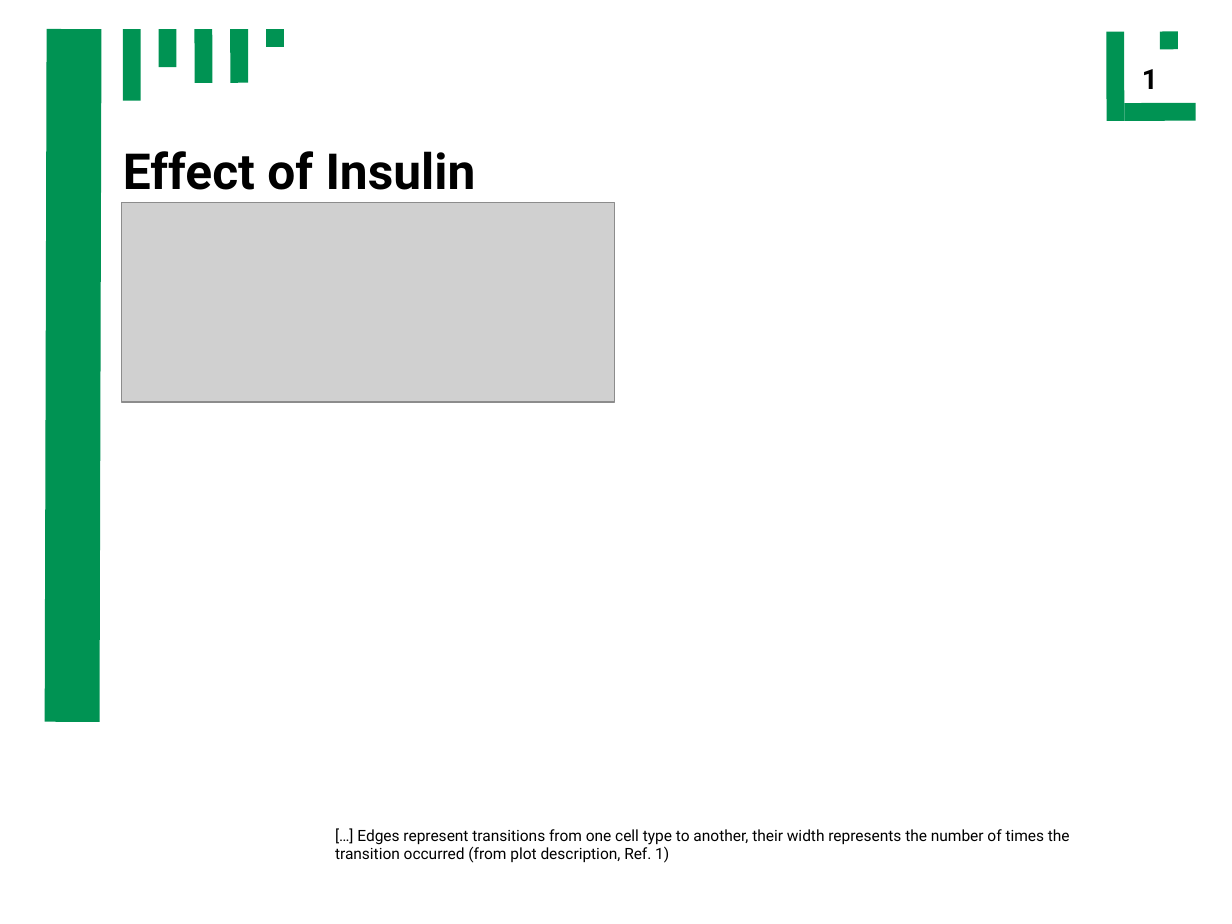
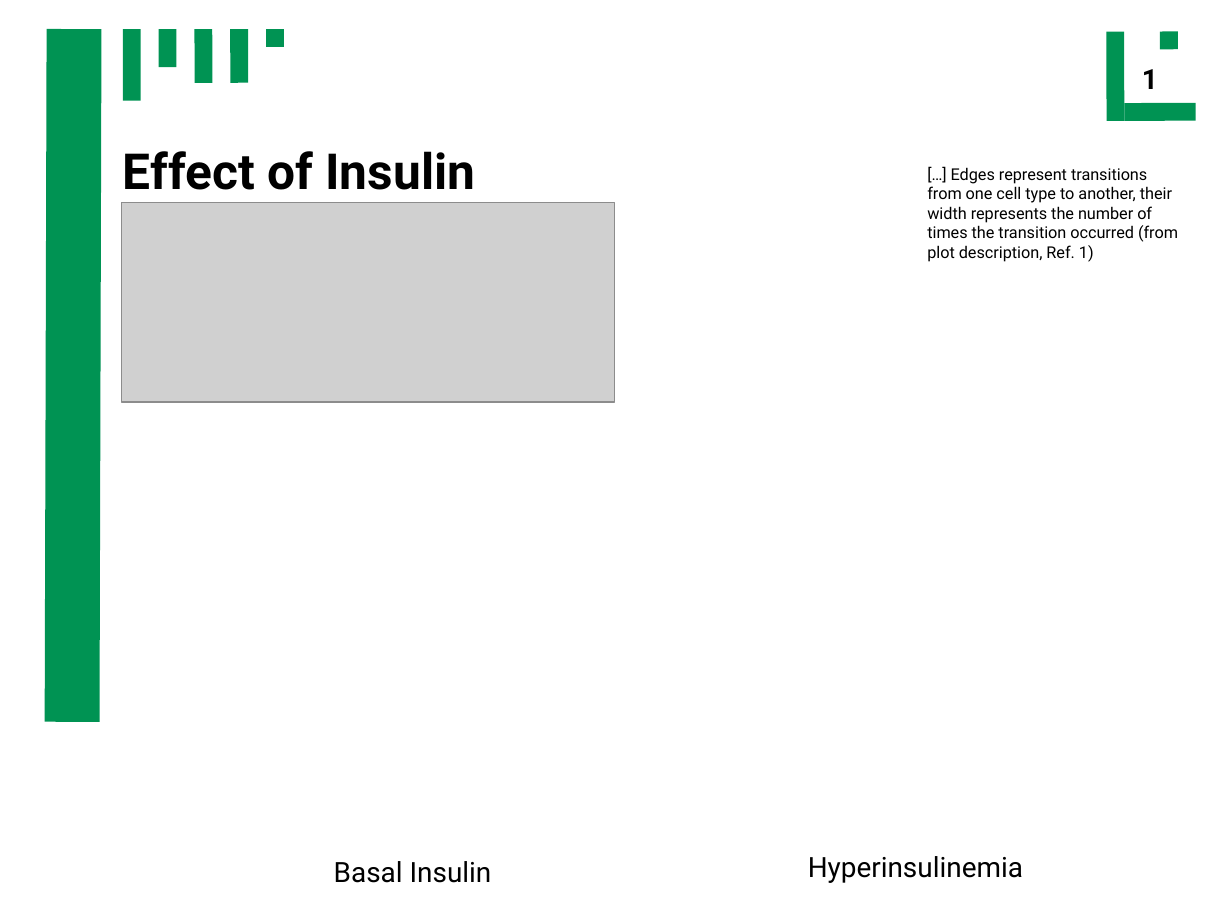
Before and after one commit to ch4perone/HaveFunWithSysBio, a slide deck: slide 17 of presentation.odp (slide 16 before the commit). Drawn at 1232x924 pixels with LibreOffice and Linux fonts; fonts in the diff are those of the drawing; grey boxes stand for pictures. Boxes give left, top, right and bottom in pixels: in the first picture for what was removed or moved away, otherwise in the second. Text is boxed around its words. In the diff, an @@ line names an element or a change of style, - is before the commit and + after.

```diff
--- a/presentation.odp
+++ b/presentation.odp
@@ text "[…] Edges represent transitions from ...": place and size @@
-text "[…] Edges represent transitions from ..." at [335, 829, 1070, 863]
+text "[…] Edges represent transitions from ..." at [927, 167, 1178, 262]
@@ text "[…] Edges represent transitions from ..." at [927, 167, 1178, 262]: size 10 to 10.5 pt @@
@@ text added at [334, 861, 492, 883], 18 pt, text #000000 @@
+Basal Insulin
@@ text added at [808, 856, 1023, 883], 18 pt, text #000000 @@
+Hyperinsulinemia
```
Also in this commit, not shown: 4 other slides changed, 4 slides added, 2 slides removed, 1 other file.
